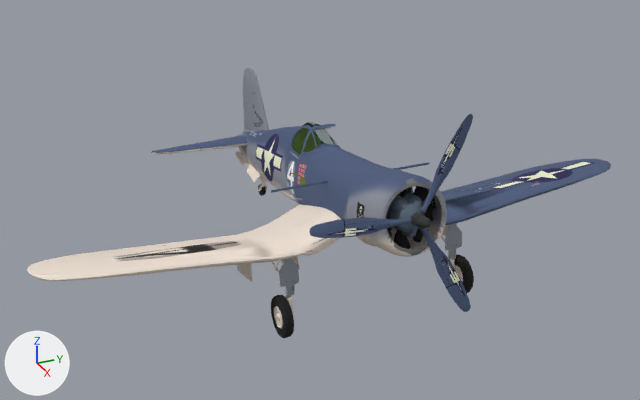
An edit to the glTF model imagens/aviao.glb, drawn before and after from the same camera.
The view is the same before and after, from a 50 mm camera at (12.97, -5.72, 7.42) aimed at (0.29, -0.01, 1.08). The lights are fixed; the arrows at lower left show +X, +Y and +Z. Vertices at the same position are counted once.

In view in the first picture: 'root'.
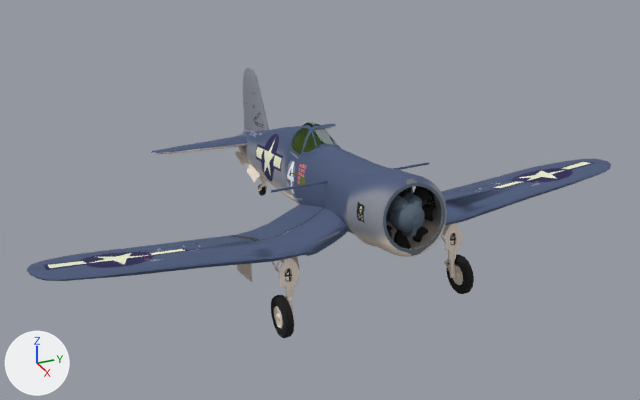
Location of each change, (x1, y1, x2, y2) in pixels of the pictures (640 x 400 px; the box of a moved part takes in the faces that stretch with it):
'root', surface changed, reshaped (white to blue): (27, 67, 611, 338) in both
part 1 of me_mesh_0, deleted (blue): before (420, 227, 471, 312)
part 2 of me_mesh_0, deleted (blue): before (309, 217, 415, 238)
part 3 of me_mesh_0, deleted (blue): before (419, 114, 473, 215)
part 4 of me_mesh_0, deleted: before (411, 212, 431, 228)
part 5 of me_mesh_0, moved or reshaped: (237, 130, 463, 328) in both
part 6 of me_mesh_0, recoloured (grey to blue): (383, 183, 444, 253) in both
part 7 of me_mesh_0, recoloured: (383, 190, 445, 246) in both

The edits, one by one:
Material 'F4U1WGRD1' (mat_f4u1wgrd1) changes its picture from img_image_3 to img_image_2.
Material 'F4U1WHNT1' (mat_f4u1whnt1) changes its picture from img_image_4 to img_image_3.
me_mesh_0 is used by ob_root; location (0.0, 0.0, 0.0).
me_mesh_0 had 8262 vertices, 15962 faces and spanned x -4.04..3.95, y -4.99..4.96, z 0.0..3.47.
me_mesh_0 no longer uses material mat_f4u1blde1 (picture img_image_1).
me_mesh_0 now has 7038 vertices, 13486 faces and spans x -4.04..3.58, y -4.99..4.96, z 0.0..2.66.
me_mesh_0 part 1: the loose piece of 353 vertices spanning x 3.59..3.95, y -0.03..0.69, z 0.73..2.1 is deleted.
me_mesh_0 part 2: the loose piece of 353 vertices spanning x 3.54..3.64, y -1.64..-0.11, z 2.12..2.37 is deleted.
me_mesh_0 part 3: the loose piece of 353 vertices spanning x 3.31..3.62, y -0.01..0.93, z 2.21..3.47 is deleted.
me_mesh_0 part 4: the loose piece of 169 vertices spanning x 3.52..3.86, y -0.12..0.06, z 2.06..2.27 is deleted.
me_mesh_0 part 5: 55 vertices moved within x -0.34..2.53, y -1.79..1.76, z 0.2..2.21; 4 vertices added at x 0.7..2.33, y -1.86..1.83, z 0.42..0.82.
me_mesh_0 part 6: 41 faces spanning x 3.36..3.58, y -0.5..0.47, z 1.65..2.6 switch from mat_default_material (grey #808080) to mat_f4u1con1 (dark blue #5b6a7b).
me_mesh_0 part 7: 18 faces spanning x 3.37..3.55, y -0.5..0.47, z 1.79..2.55 switch from mat_f4u1fusd1 (picture img_image_0) to mat_f4u1con1 (dark blue #5b6a7b).
me_mesh_0 no longer uses material mat_f4u1chr1 (black #363739).
